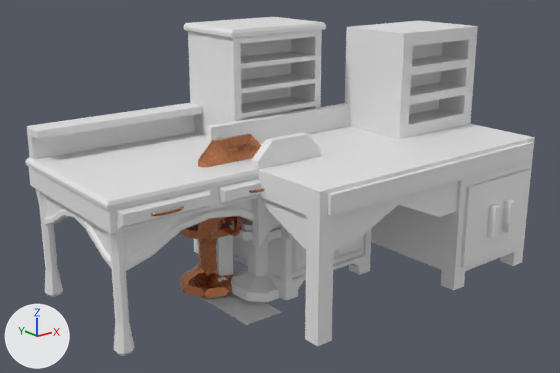
One commit to the Blender file BlenderAssets/Desk n Chair.blend: the scene before it, then after it.
Camera for both pictures: a camera (50 mm lens) standing at (-2.67, -4.08, 2.21) and looking at (0.38, -0.27, 0.69). Every picture has the same lights, and +X, +Y and +Z are marked at lower left.

The first picture shows 'SM_BFurChair', 'SM_BFurChairBlcokout', 'SM_BFurDesk', 'SM_BFurDeskBlockout', 'SM_BPropPapyrus_02'.
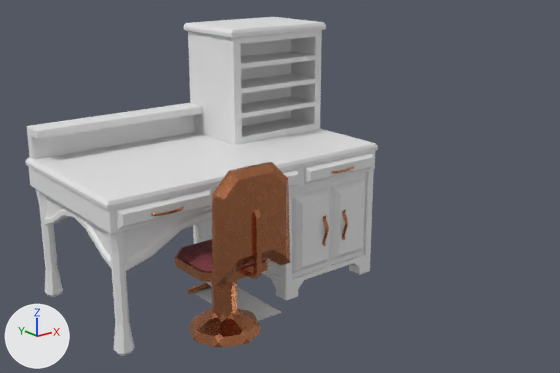
Changed parts and their boxes (x1, y1, x2, y2) in the pictures (560 x 373 px):
'SM_BFurDeskBlockout', hidden: before (206, 20, 535, 346)
'SM_BFurChair', moved: before (179, 134, 262, 298); after (175, 162, 290, 348)
'SM_BFurChairBlcokout', hidden: before (229, 133, 321, 302)

The change, as a list of edits to the scene's bpy script:
```text
Change ob_sm_bfurdeskblockout:
    add ob_sm_bfurdeskblockout.hide_set(True)
Change ob_sm_bfurchairblcokout:
    add ob_sm_bfurchairblcokout.hide_set(True)
Change ob_sm_bfurchair:
    ob_sm_bfurchair.location: (0.0, 0.0, 0.0) -> (-0.3, -0.6, 0.0)
```
